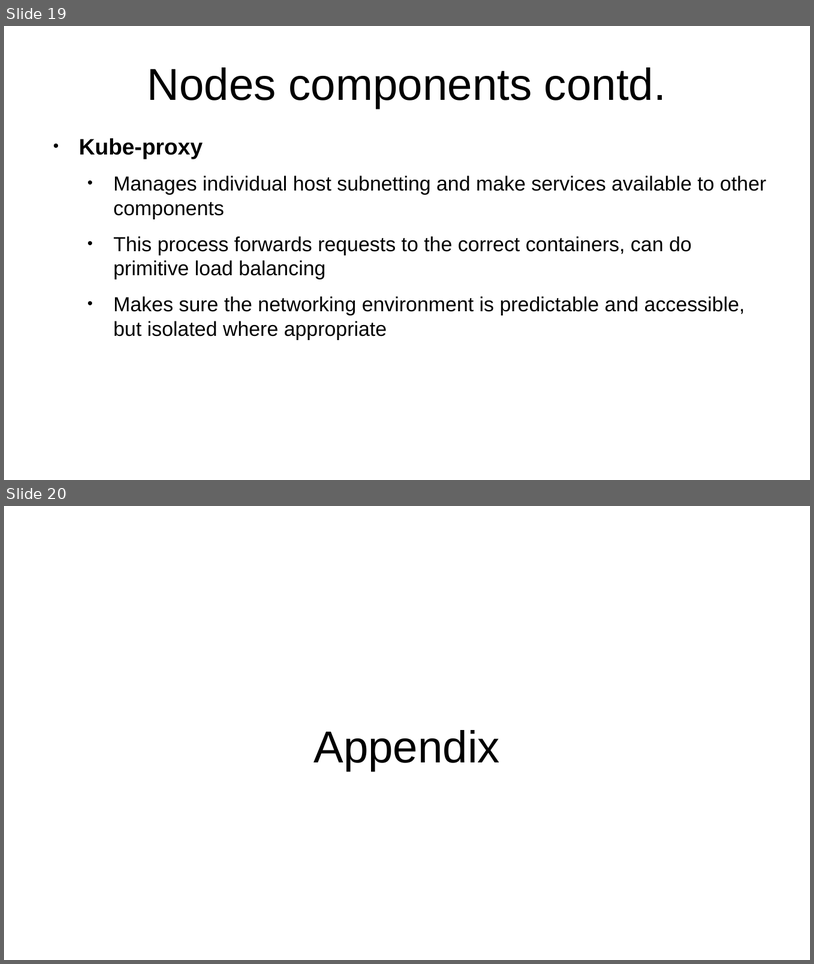
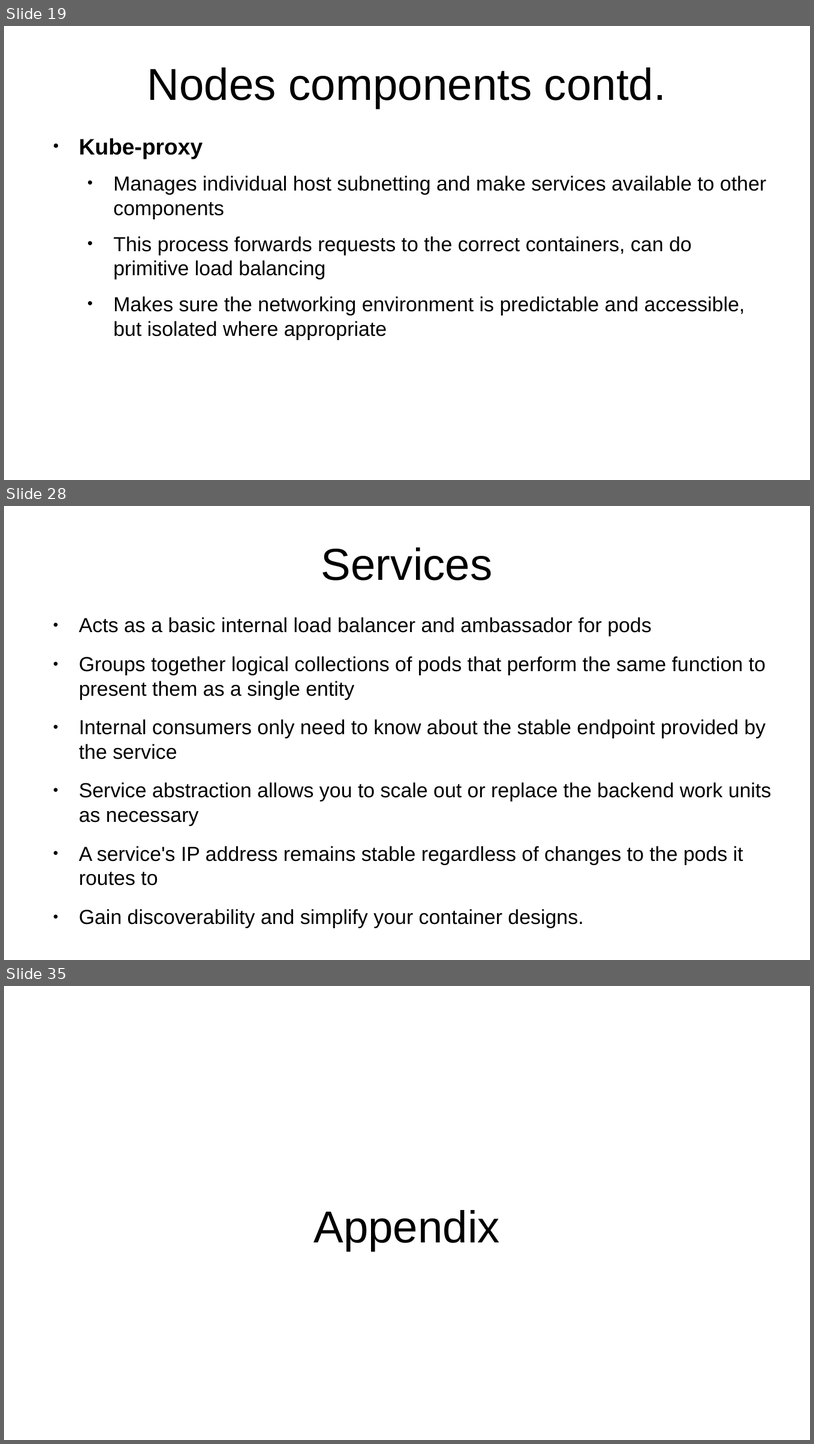
Before and after one commit to ksmane15/docs-k8s, a slide deck: k8s.odp. Shown one above the other, each under a label of ours: slides 19 and 20 before the commit, slides 19, 28 and 35 after it; the slides between them are not shown. The pictures are 814x964 and 814x1444 pixels, drawn with LibreOffice and Linux fonts; fonts in the diff are those of the drawing. Boxes give left, top, right and bottom in pixels: in the first picture for what was removed or moved away, otherwise in the second. Text is boxed around its words. In the diff, an @@ line names an element or a change of style, - is before the commit and + after.

```diff
--- a/k8s.odp
+++ b/k8s.odp
@@ slide 28 added at (4, 506, 810, 960), background #FFFFFF @@
@@ title added at (321, 547, 493, 580), 44 pt, text #000000 @@
+Services
@@ text added at (79, 617, 772, 928), 20 pt, text #000000 @@
+● Acts as a basic internal load balancer and ambassador for pods
+● Groups together logical collections of pods that perform the same function to present them as a single entity
+● Internal consumers only need to know about the stable endpoint provided by the service
+● Service abstraction allows you to scale out or replace the backend work units as necessary
+● A service's IP address remains stable regardless of changes to the pods it routes to
+● Gain discoverability and simplify your container designs.
@@ what was slide 20 is now slide 35 @@
```
Also in this commit, not shown: 1 slide changed, 14 other slides added.
